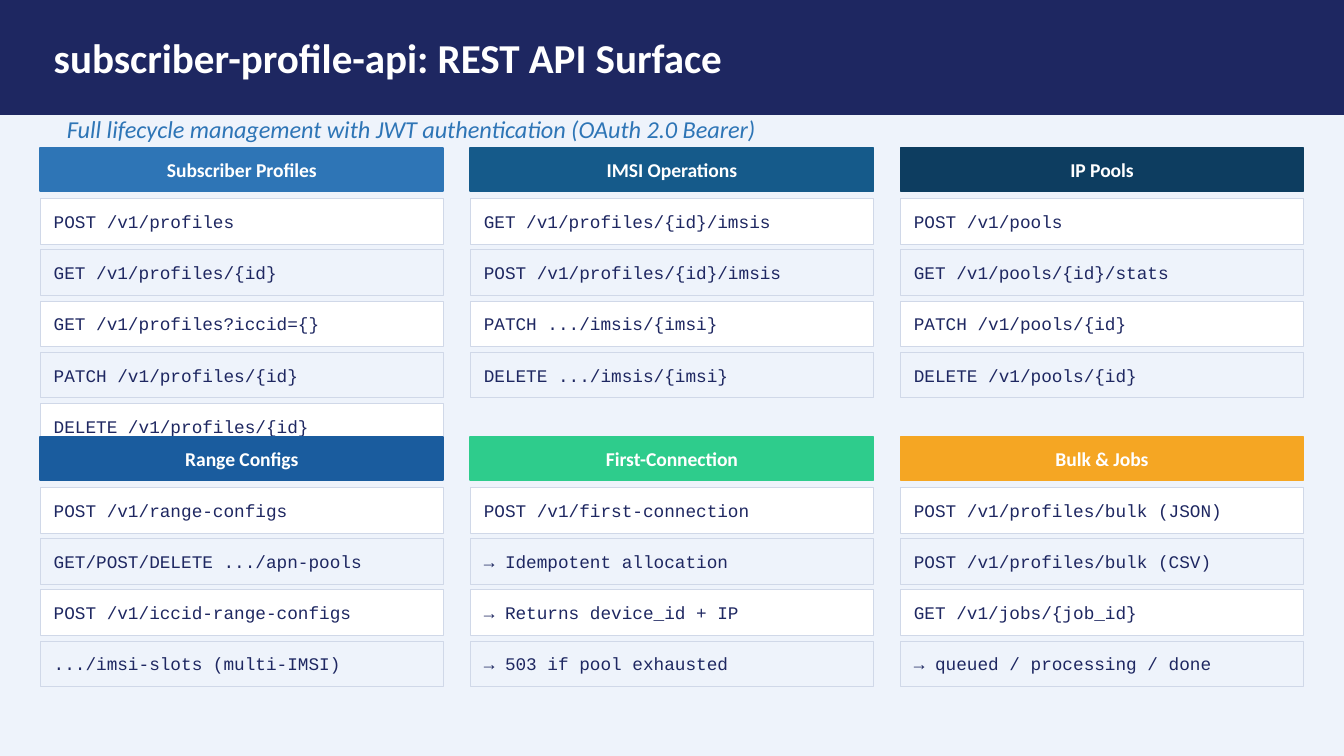
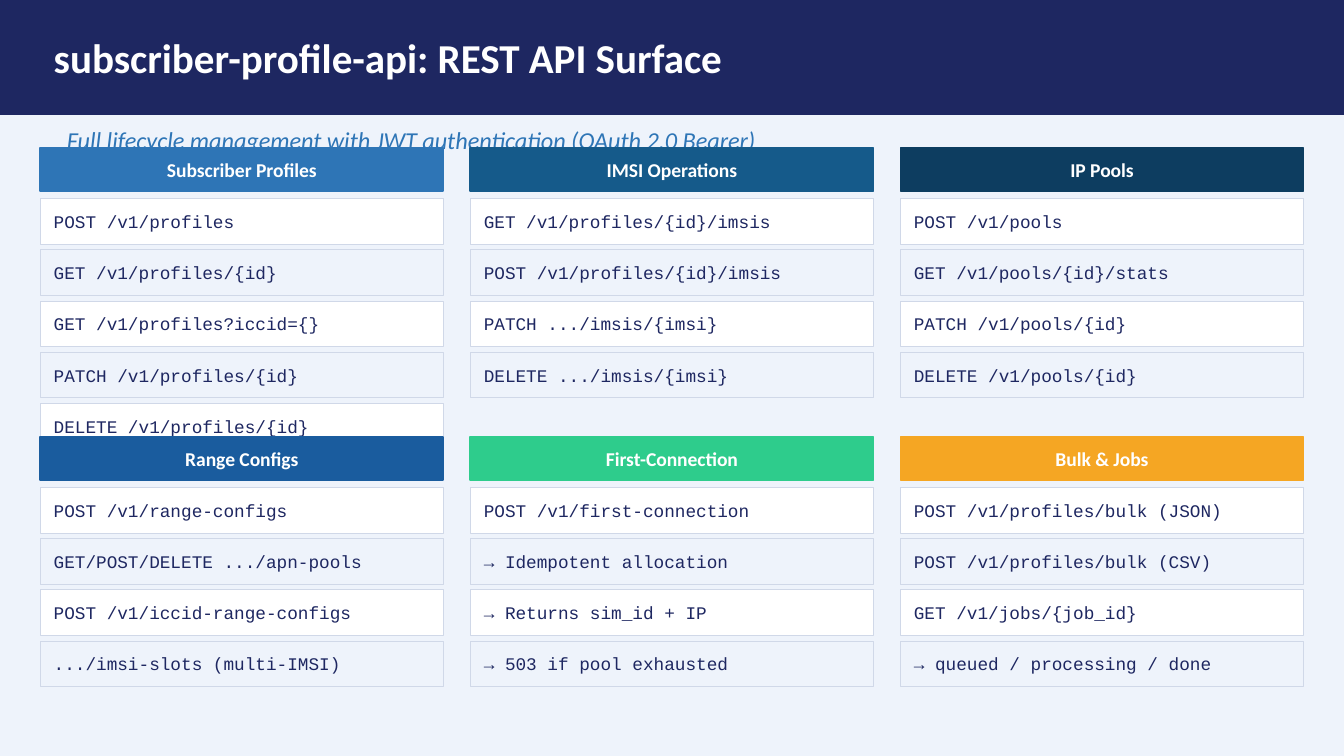
Before and after one commit to ridan5G/aaa-cloud-native, a slide deck: slide 9 of docs/aaa-platform-presentation.pptx (slide 11 before the commit). Drawn at 1344x756 pixels with LibreOffice and Linux fonts; fonts in the diff are those of the drawing. Boxes give left, top, right and bottom in pixels: in the first picture for what was removed or moved away, otherwise in the second. Text is boxed around its words. In the diff, an @@ line names an element or a change of style, - is before the commit and + after.

```diff
--- a/docs/aaa-platform-presentation.pptx
+++ b/docs/aaa-platform-presentation.pptx
@@ text "Full lifecycle management with JWT ..." at <box>67,129,756,155</box>: vertical alignment top to middle @@
@@ text at <box>505,607,707,621</box>: text changed @@
-→ Returns device_id + IP
+→ Returns sim_id + IP
```
Also in this commit, not shown: 11 other slides changed, 2 slides removed, 39 other files.
